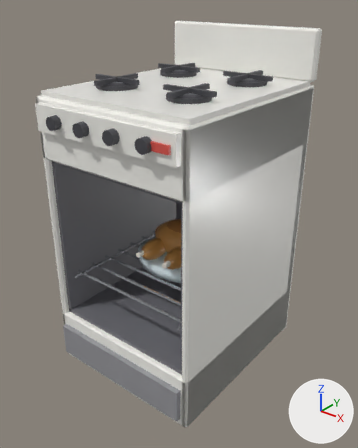
The glTF model assets/models/kitchen/kitchen_stove.glb as it was, and as the next commit left it.
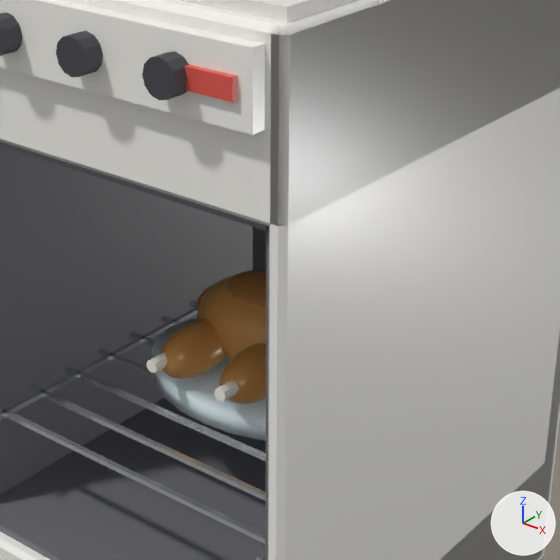
Each version appears first whole from a 50 mm lens placed at (0.847, -1.067, 1.1), pointed at (0.013, -0.025, 0.454), and next in a close-up on the part from 23% to 82% of the width and 26% to 73% of the height. Arrows for +X, +Y and +Z are at lower right; the lights stay in place. The first two pictures are the older version. Vertices at exactly the same position are counted once.

In view in the first close-up: 'kitchen_stove'.
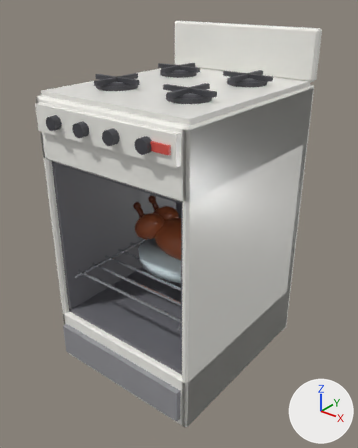
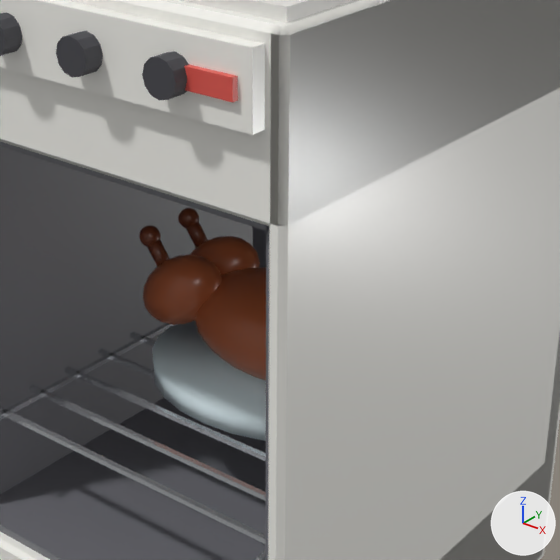
Location of each change, [x1, y1, x2, y2] in pixels of the close-ups (560 x 560 px; the box of a moved part takes in the faces that stretch with it):
```json
{"object": "kitchen_stove", "change": "reshaped", "before": [0, 0, 560, 560], "after": [0, 0, 560, 560]}
{"part": 1, "of": "me_cube", "change": "added", "after": [195, 267, 266, 381], "on screen": "brown"}
{"part": 2, "of": "me_cube", "change": "moved or reshaped", "before": [196, 284, 214, 312], "after": [143, 255, 222, 325], "on screen": "mostly hidden before"}
{"part": 3, "of": "me_cube", "change": "moved or reshaped", "before": [227, 270, 266, 308], "after": [190, 236, 260, 275]}
{"part": 4, "of": "me_cube", "change": "added", "after": [139, 225, 161, 247]}
{"part": 5, "of": "me_cube", "change": "added", "after": [178, 208, 199, 228]}
{"part": 6, "of": "me_cube", "change": "added", "after": [147, 240, 170, 266]}
{"part": 7, "of": "me_cube", "change": "added", "after": [186, 222, 208, 248]}
{"part": 8, "of": "me_cube", "change": "deleted", "before": [146, 274, 266, 404]}
```

Scene script edits in JSON lines:
```json
{"op": "set", "path": "mat_roastchicken.base_color", "old": "(0.62, 0.3, 0.08)", "new": "(0.42, 0.11, 0.04)", "note": "orange #ce9550 -> brown #ad5d38"}
{"op": "set", "path": "mat_roastcrust.base_color", "old": "(0.42, 0.18, 0.05)", "new": "(0.16, 0.04, 0.015)", "note": "brown #ad763f -> brown #6f3821"}
{"block": "me_cube", "where": "# used by ob_kitchen_stove; location = (0.0, 0.0, 0.0)"}
{"op": "remove", "block": "me_cube", "code": "me_cube.from_pydata(...)  # 1842 vertices, 3476 faces; spans x -0.25..0.25, y -0.325..0.305, z 0.0..0.99"}
{"op": "add", "block": "me_cube", "code": "me_cube.from_pydata(...)  # 1934 vertices, 3660 faces; spans x -0.25..0.25, y -0.325..0.305, z 0.0..0.99"}
{"block": "me_cube", "change": "me_cube part 1: a new loose piece, a UV sphere (24 segments, 14 rings, poles along z) spanning x -0.1..0.14, y -0.07..0.09, z 0.328..0.448, in mat_roastchicken (brown #ad5d38)"}
{"block": "me_cube", "change": "me_cube part 2: the loose piece of 146 vertices spanning x -0.115..-0.065, y -0.01..0.07, z 0.36..0.4 is multiplied about its middle by the matrix ((1.966, 0.0, -1.147), (0.0, 1.0, 0.0), (1.377, 0.0, 1.638)), then moved by (-0.015, -0.055, 0.03), in mat_roastchicken (brown #ad5d38)"}
{"block": "me_cube", "change": "me_cube part 3: the loose piece of 146 vertices spanning x -0.06..0.06, y -0.035..0.055, z 0.395..0.445 is multiplied about its middle by the matrix ((0.819, 0.0, -0.918), (0.0, 0.889, 0.0), (0.574, 0.0, 1.311)), then moved by (-0.105, 0.035, -0.01), in mat_roastchicken (brown #ad5d38)"}
{"block": "me_cube", "change": "me_cube part 4: a new loose piece, a UV sphere (16 segments, 10 rings, poles along z) spanning x -0.168..-0.142, y -0.038..-0.012, z 0.453..0.479, in mat_roastcrust (brown #6f3821)"}
{"block": "me_cube", "change": "me_cube part 5: a new loose piece, a UV sphere (16 segments, 10 rings, poles along z) spanning x -0.168..-0.142, y 0.032..0.058, z 0.453..0.479, in mat_roastcrust (brown #6f3821)"}
{"block": "me_cube", "change": "me_cube part 6: a new loose piece of 16 vertices spanning x -0.161..-0.123, y -0.034..-0.016, z 0.426..0.47, in mat_roastcrust (brown #6f3821)"}
{"block": "me_cube", "change": "me_cube part 7: a new loose piece of 16 vertices spanning x -0.161..-0.123, y 0.036..0.054, z 0.426..0.47, in mat_roastcrust (brown #6f3821)"}
{"block": "me_cube", "change": "me_cube part 8: 6 loose pieces with 692 vertices, spanning x -0.095..0.115, y -0.14..0.08, z 0.33..0.44, are deleted"}
{"block": "me_cube", "change": "other edits to the shape of me_cube do not show in these pictures"}
{"op": "remove", "block": "me_cube", "code": "me_cube.materials.append(mat_bone)  # white #f9f6ec"}
```
